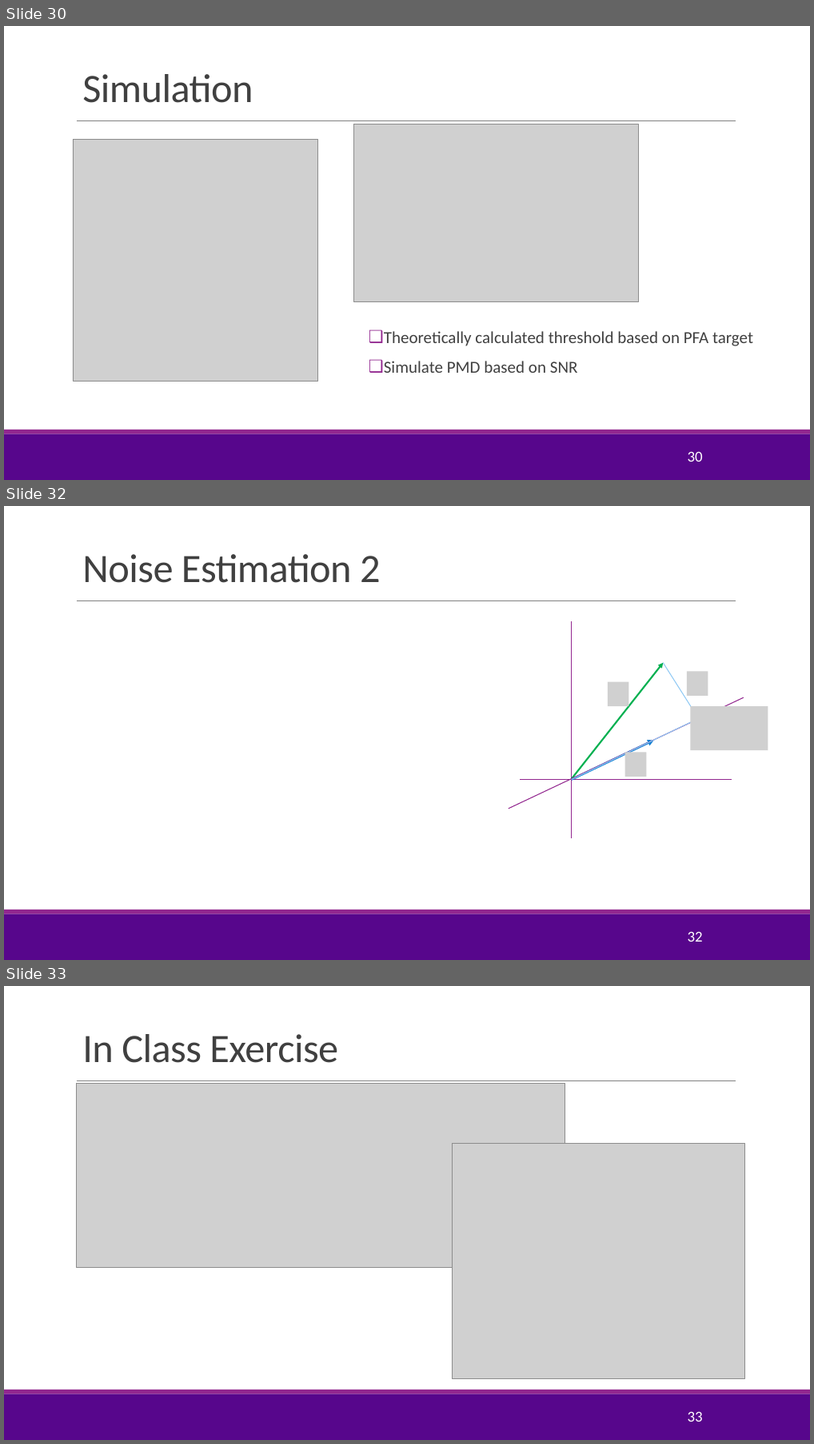
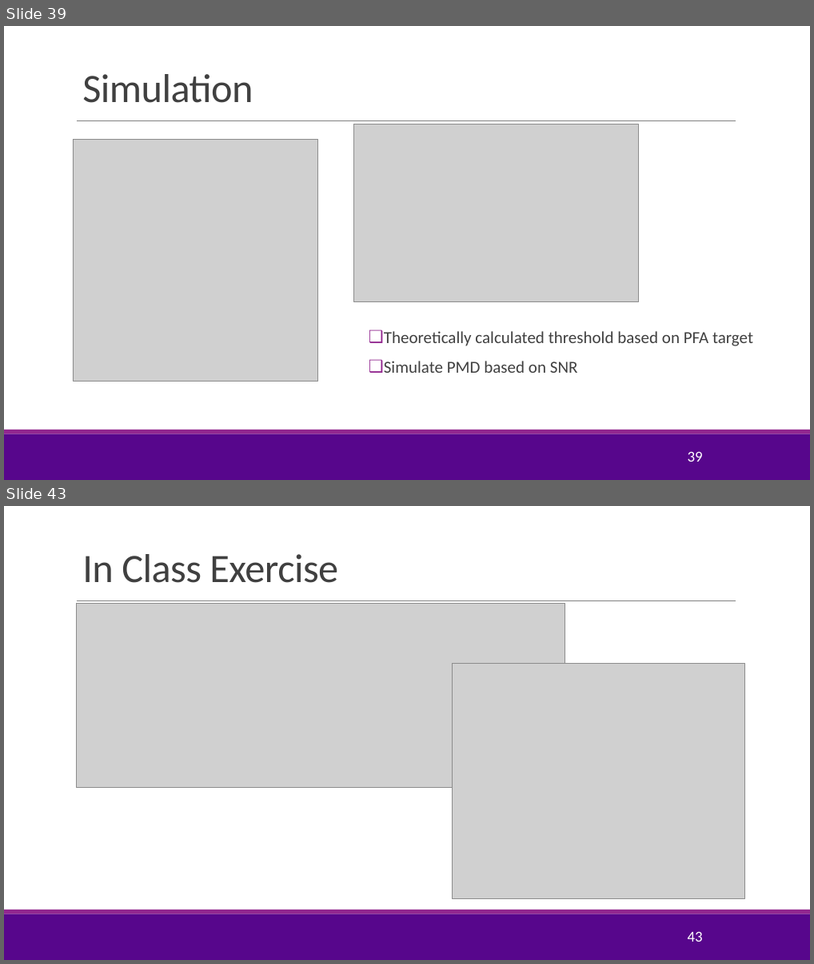
Before and after one commit to sdrangan/digitalcomm, a slide deck: Lectures/Unit07_Sync.pptx. Shown one above the other, each under a label of ours: slides 30, 32 and 33 before the commit, slides 39 and 43 after it; the slides between them are not shown. The pictures are 814x1444 and 814x964 pixels, drawn with LibreOffice and Linux fonts; fonts in the diff are those of the drawing; grey boxes stand for pictures; background and template pictures are left out. Boxes give left, top, right and bottom in pixels: in the first picture for what was removed or moved away, otherwise in the second. Text is boxed around its words. In the diff, an @@ line names an element or a change of style, - is before the commit and + after.

```diff
--- a/Lectures/Unit07_Sync.pptx
+++ b/Lectures/Unit07_Sync.pptx
@@ slide 32 removed at bbox=[4, 506, 810, 960], background #FFFFFF; not listed: 3 template elements that a slide beside it also shows @@
@@ title removed at bbox=[82, 554, 380, 583] @@
-Noise Estimation 2
@@ line removed from (572, 838) to (572, 621) @@
@@ arrow removed from (572, 779) to (663, 663) @@
@@ line removed from (663, 663) to (699, 718) @@
@@ picture removed at bbox=[687, 671, 708, 696] @@
@@ line removed from (509, 808) to (744, 697) @@
@@ picture removed at bbox=[608, 681, 630, 706] @@
@@ line removed from (572, 780) to (698, 718) @@
@@ picture removed at bbox=[690, 706, 768, 751] @@
@@ arrow removed from (572, 780) to (654, 740) @@
@@ picture removed at bbox=[626, 752, 646, 776] @@
@@ line removed from (521, 780) to (732, 780) @@
@@ page number removed at bbox=[688, 931, 703, 941] @@
-32
@@ what was slide 30 is now slide 39 @@
@@ page number at bbox=[688, 451, 703, 461]: text changed @@
-30
+39
@@ what was slide 33 is now slide 43 @@
@@ page number at bbox=[688, 931, 703, 941]: text changed @@
-33
+43
```
Also in this commit, not shown: 6 slides changed, 17 slides added, 1 other slide removed, 4 other files.
